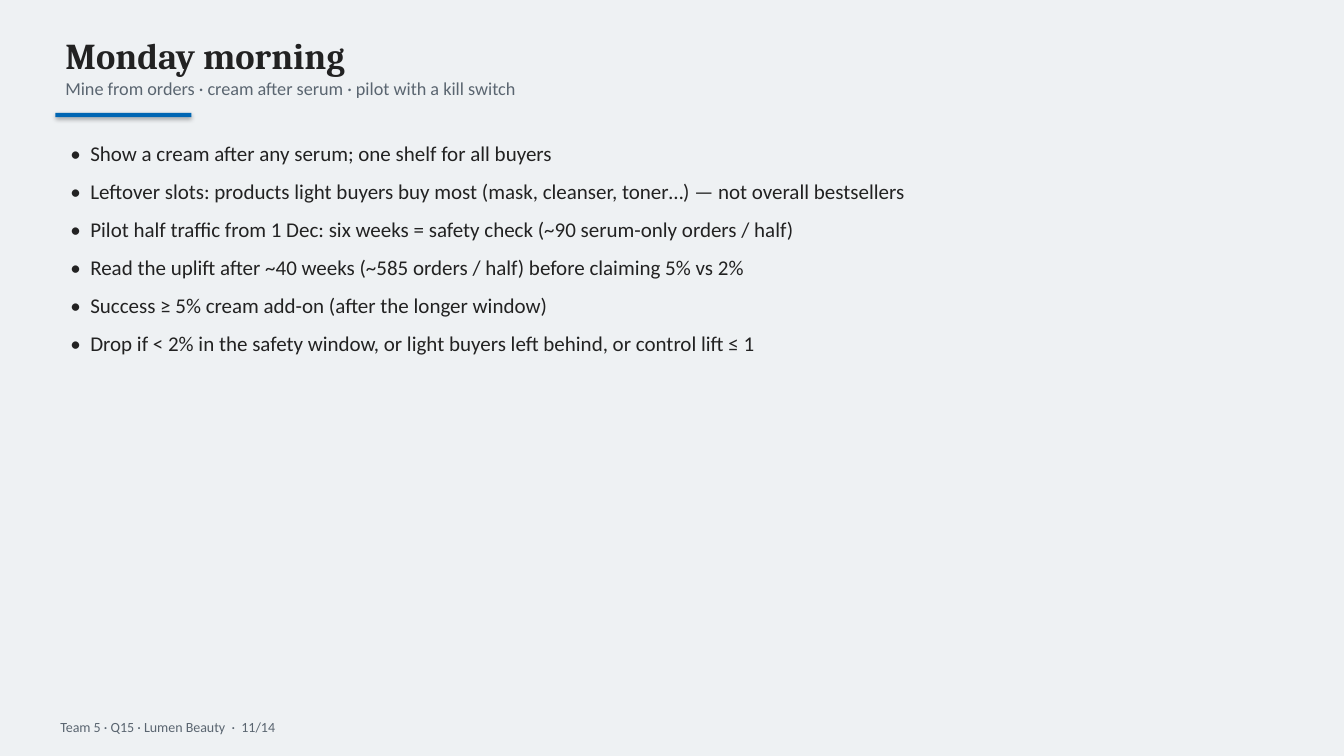
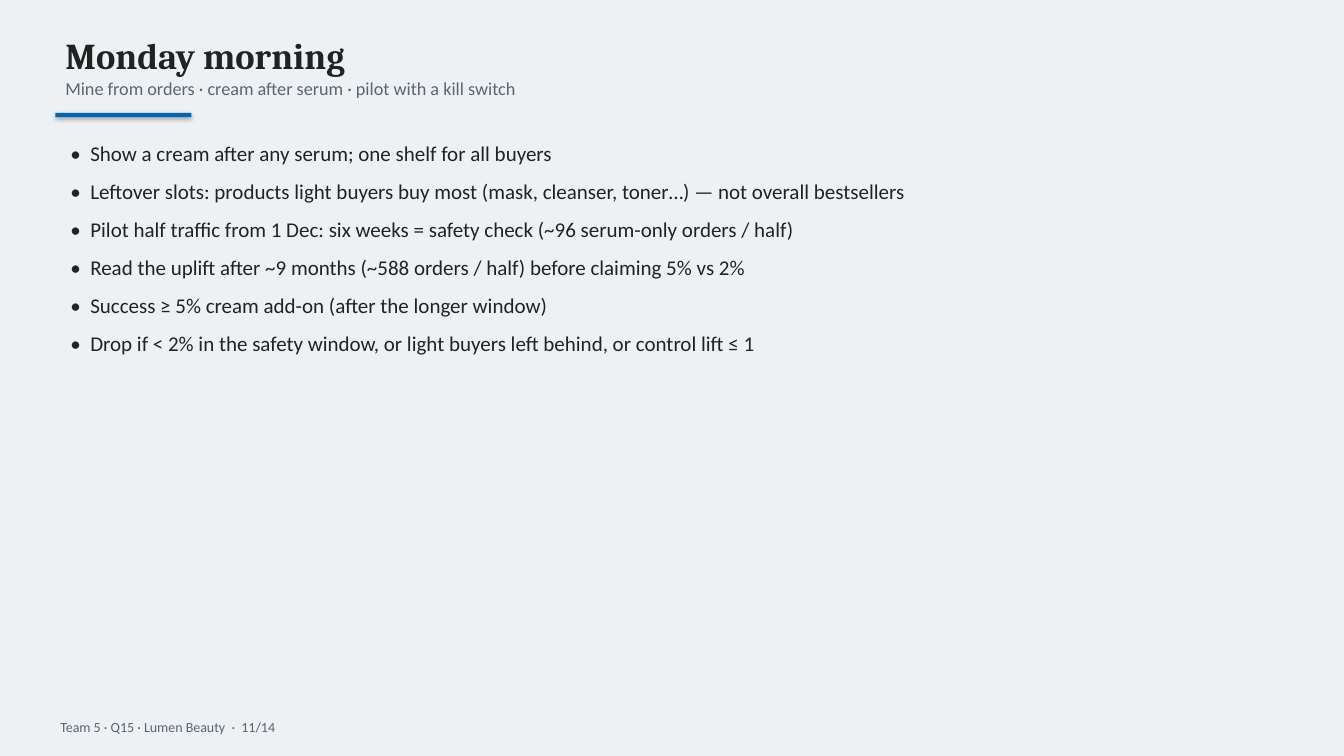
Before and after one commit to N1Rizhka/New-Media-Technology-and-Analytics---Final-Project, a slide deck: slide 11 of deliverables/NMTA_T05_slides.pptx. Drawn at 1344x756 pixels with LibreOffice and Linux fonts; fonts in the diff are those of the drawing. Boxes give left, top, right and bottom in pixels: in the first picture for what was removed or moved away, otherwise in the second. Text is boxed around its words. In the diff, an @@ line names an element or a change of style, - is before the commit and + after.

```diff
--- a/deliverables/NMTA_T05_slides.pptx
+++ b/deliverables/NMTA_T05_slides.pptx
@@ text at box(90, 222, 793, 279): text changed @@
-• Pilot half traffic from 1 Dec: six weeks = safety check (~90 serum-only orders / half)
-• Read the uplift after ~40 weeks (~585 orders / half) before claiming 5% vs 2%
+• Pilot half traffic from 1 Dec: six weeks = safety check (~96 serum-only orders / half)
+• Read the uplift after ~9 months (~588 orders / half) before claiming 5% vs 2%
```
Also in this commit, not shown: 2 other slides changed, 12 other files.
